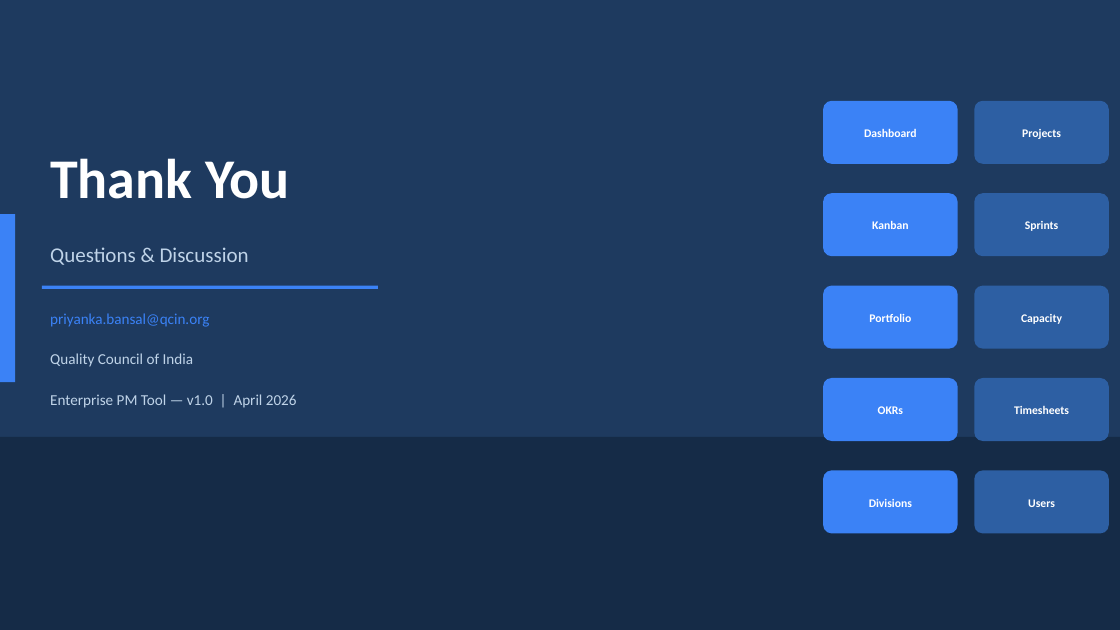
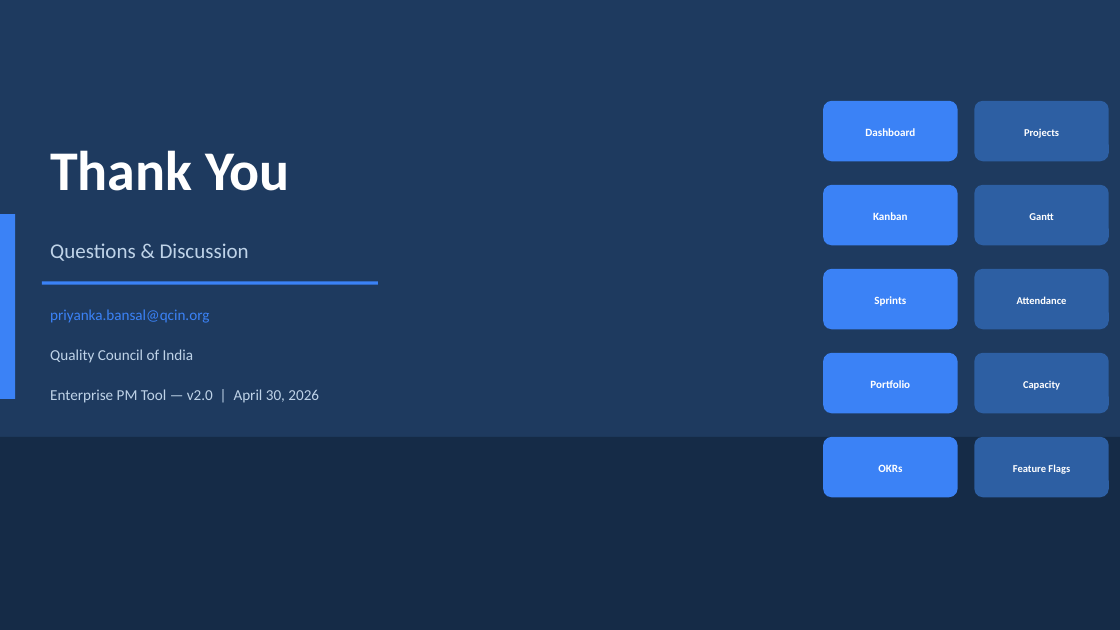
Before and after one commit to priyankabansal91/Project-Management-tool, a slide deck: slide 20 of docs/PM_Tool_Presentation.pptx (slide 18 before the commit). Drawn at 1120x630 pixels with LibreOffice and Linux fonts; fonts in the diff are those of the drawing. Boxes give left, top, right and bottom in pixels: in the first picture for what was removed or moved away, otherwise in the second. Text is boxed around its words. In the diff, an @@ line names an element or a change of style, - is before the commit and + after.

```diff
--- a/docs/PM_Tool_Presentation.pptx
+++ b/docs/PM_Tool_Presentation.pptx
@@ text "Projects" at (1024, 128, 1059, 138): size 10 to 9 pt @@
@@ 2 texts, 2 rounded rectangles: place and size @@
-2 texts, 2 rounded rectangles at (50, 158, 1109, 256)
+2 texts, 2 rounded rectangles at (50, 150, 1109, 245)
@@ rectangle: place and size @@
-rectangle at (0, 214, 15, 382)
+rectangle at (0, 214, 15, 399)
@@ text added at (1029, 213, 1053, 220), 9 pt, text #FFFFFF, bold @@
+Gantt
@@ rounded rectangle: place and size @@
-rounded rectangle at (823, 286, 958, 349)
+rounded rectangle at (823, 269, 958, 329)
@@ rounded rectangle: place and size @@
-rounded rectangle at (975, 286, 1109, 349)
+rounded rectangle at (975, 269, 1109, 329)
@@ 3 texts, 1 rectangle: place and size @@
-3 texts, 1 rectangle at (42, 247, 378, 367)
+3 texts, 1 rectangle at (42, 243, 378, 363)
@@ size 10 to 9.5 pt in 5 elements at (865, 128, 915, 136), (873, 212, 908, 220), (878, 464, 902, 472), (870, 380, 910, 388), (874, 296, 906, 306) @@
@@ text "Sprints": place and size @@
-text "Sprints" at (1025, 221, 1059, 231)
+text "Sprints" at (874, 296, 906, 306)
@@ text added at (1017, 296, 1067, 304), 9 pt, text #FFFFFF, bold @@
+Attendance
@@ rounded rectangle: place and size @@
-rounded rectangle at (823, 378, 958, 441)
+rounded rectangle at (823, 353, 958, 413)
@@ rounded rectangle: place and size @@
-rounded rectangle at (975, 378, 1109, 441)
+rounded rectangle at (975, 353, 1109, 413)
@@ text at (50, 389, 319, 403): text changed @@
-Enterprise PM Tool — v1.0 | April 2026
+Enterprise PM Tool — v2.0 | April 30, 2026
@@ text "Portfolio": place and size @@
-text "Portfolio" at (869, 314, 911, 322)
+text "Portfolio" at (870, 380, 910, 388)
@@ text "Capacity" at (1023, 381, 1060, 390): size 10 to 9 pt @@
@@ text "Capacity": place and size @@
-text "Capacity" at (1021, 314, 1062, 324)
+text "Capacity" at (1023, 381, 1060, 390)
@@ text removed at (1014, 406, 1069, 414) @@
-Timesheets
@@ rounded rectangle: place and size @@
-rounded rectangle at (823, 471, 958, 534)
+rounded rectangle at (823, 437, 958, 497)
@@ proportions changed in 10 elements at (823, 101, 958, 161), (975, 101, 1109, 161), (823, 185, 958, 245), (975, 185, 1109, 245), (823, 269, 958, 329), (975, 269, 1109, 329), (823, 353, 958, 413), (975, 353, 1109, 413), (823, 437, 958, 497), (975, 437, 1109, 497) @@
@@ rounded rectangle: place and size @@
-rounded rectangle at (975, 471, 1109, 534)
+rounded rectangle at (975, 437, 1109, 497)
@@ text "OKRs": place and size @@
-text "OKRs" at (878, 406, 903, 414)
+text "OKRs" at (878, 464, 902, 472)
@@ text at (1013, 464, 1070, 474): text changed; size 10 to 9 pt @@
-Users
+Feature Flags
@@ text removed at (869, 499, 912, 507) @@
-Divisions
```
Also in this commit, not shown: 15 other slides changed, 4 slides added, 2 slides removed, 1 other file.
